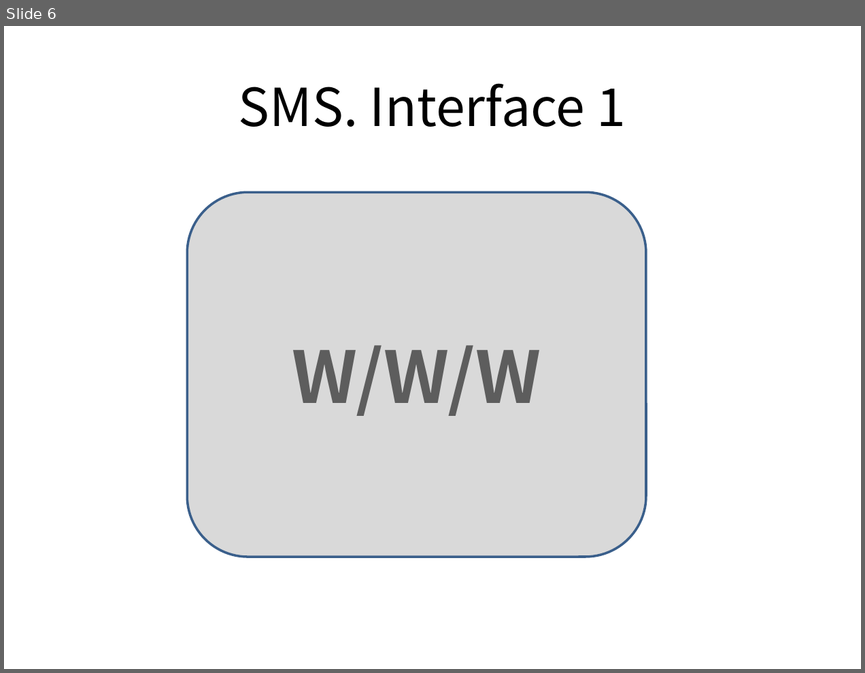
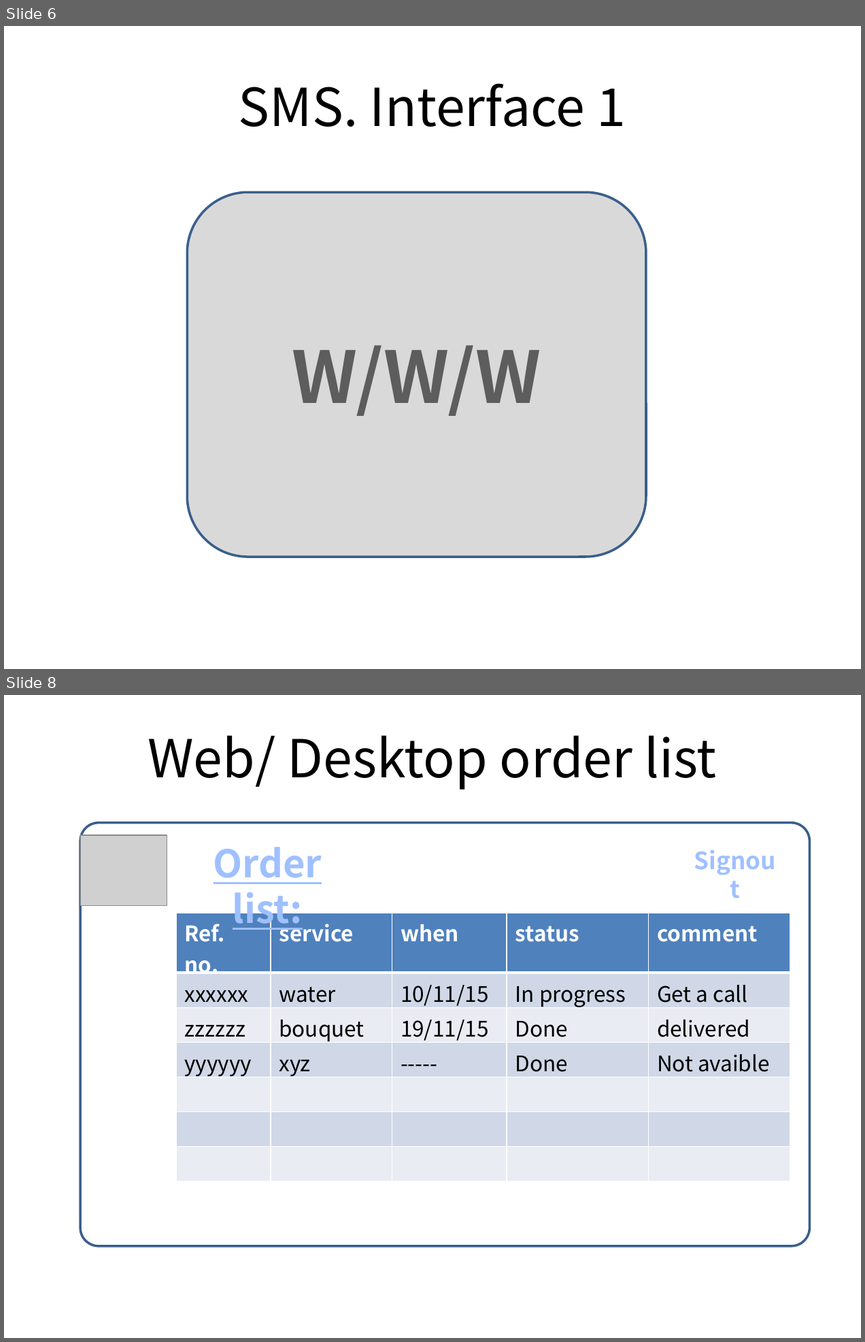
Before and after one commit to Krist-m/www, a slide deck: doc/www-screens.pptx. Shown one above the other, each under a label of ours: slide 6 before the commit, slides 6 and 8 after it; the slides between them are not shown. The pictures are 865x673 and 865x1342 pixels, drawn with LibreOffice and Linux fonts; fonts in the diff are those of the drawing; grey boxes stand for pictures. Boxes give left, top, right and bottom in pixels: in the first picture for what was removed or moved away, otherwise in the second. Text is boxed around its words. In the diff, an @@ line names an element or a change of style, - is before the commit and + after.

```diff
--- a/doc/www-screens.pptx
+++ b/doc/www-screens.pptx
@@ slide 8 added at [4,695,861,1338], background #FFFFFF @@
@@ text added at [147,735,717,790], 44 pt, text #000000 @@
+Web/ Desktop order list
@@ rounded rectangle added at [80,823,809,1246], fill #FFFFFF, outline #3A5F8C 2 pt @@
@@ picture added at [80,836,167,906] @@
@@ text added at [213,847,322,933], 32 pt, text gradient #BFD3F9 to #A0C1FF to #003D85, bold, underline @@
+Order list:
@@ text added at [682,841,787,879], 20 pt, text gradient #BFD3F9 to #A0C1FF to #003D85, bold @@
+Signout
@@ table added at [176,913,789,1156], 7 rows, 5 columns @@
+Ref. no. | service | when | status | comment
+xxxxxx | water | 10/11/15 | In progress | Get a call
+zzzzzz | bouquet | 19/11/15 | Done | delivered
+yyyyyy | xyz | ----- | Done | Not avaible
+ |  |  |  | 
+ |  |  |  | 
+ |  |  |  | 
```
Also in this commit, not shown: 4 slides changed, 1 other slide added.
